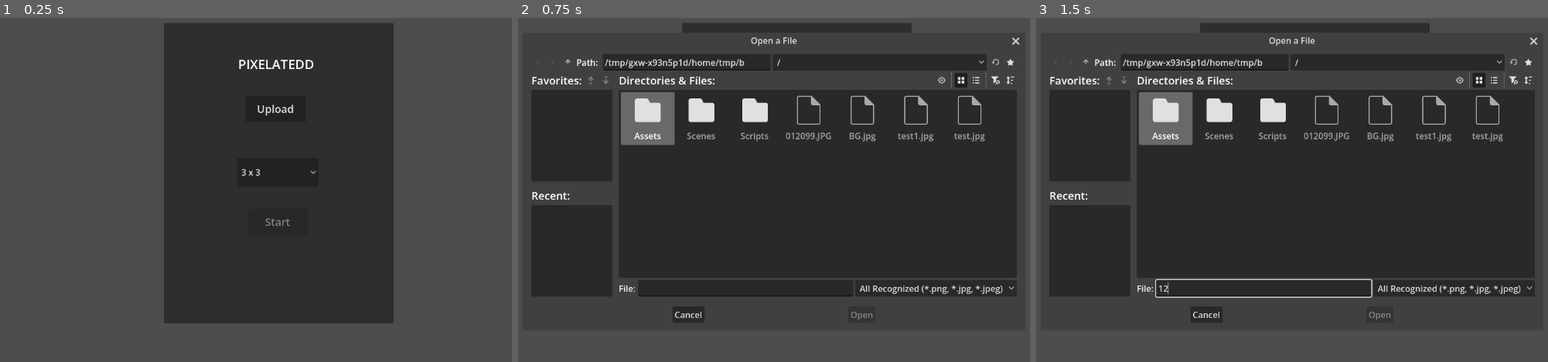
Above: before the commit, frames 1-3 (left to right).
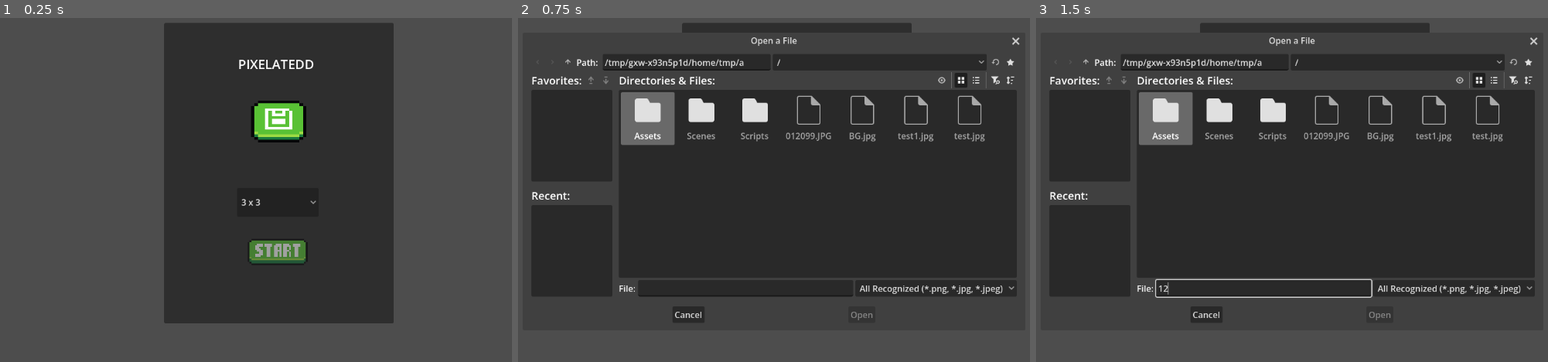
Above: after the commit, the same moments.

Repository: chabsseu/pixelated
Game: Godot game, scene res://Scenes/Main_menu.tscn
Two runs of this game, one before a commit and one after it. Both use one fixed random seed, a clock stepped at 60 frames per second and the inputs below. This scene is started directly instead of the project's main scene.
Inputs (mouse positions are in pixels of both pictures, inside the frame that each line leads up to; where the layout moved, square brackets give the same spot in the first picture):
- Up to frame 1 (0.25 s): no input
- Up to frame 2 (0.75 s): click (794, 121) [794, 107] at 0.5 s
- Up to frame 3 (1.5 s): click (1261, 289) at 1.27 s; type "12" at 1.35 s

The runs differ from the first frame. In frame 1, 2.1% of the frame differs, in the area x 47-62%, y 24-72%; in frame 2, less than 0.1%; in frame 3, less than 0.1%.

Commit message:
added texture to the button start and upload

Diff:
--- a/Scenes/Main_menu.tscn
+++ b/Scenes/Main_menu.tscn
@@ -1,6 +1,13 @@
 [gd_scene format=3 uid="uid://c76tu1oyv2bnu"]
 
 [ext_resource type="Script" uid="uid://bgqkxjoah328p" path="res://Scripts/main_menu.gd" id="1_7sp8y"]
+[ext_resource type="Texture2D" uid="uid://bkilnqmot8r67" path="res://Assets/UI/Buttons/Start button/start_button.png" id="2_pc006"]
+[ext_resource type="Texture2D" uid="uid://bk8b0vvp623dv" path="res://Assets/UI/Buttons/upload_button.png" id="2_xwboo"]
+[ext_resource type="Texture2D" uid="uid://cv6ml8rryfpsl" path="res://Assets/UI/Buttons/Start button/start_button_press.png" id="3_787fc"]
+[ext_resource type="Texture2D" uid="uid://ddq4buvx6na56" path="res://Assets/UI/Buttons/upload_button_press.png" id="3_inwpd"]
+[ext_resource type="Texture2D" uid="uid://b6q1l8nhhpwnp" path="res://Assets/UI/Buttons/Start button/start_button_hover.png" id="4_ihofj"]
+[ext_resource type="Texture2D" uid="uid://bahkjeitnc1fn" path="res://Assets/UI/Buttons/upload_button_hover.png" id="4_yst1x"]
+[ext_resource type="Texture2D" uid="uid://bska685mkt81h" path="res://Assets/UI/Buttons/Start button/start_button_disable.png" id="5_ihofj"]
 
 [node name="Control" type="Control" unique_id=75564955]
 layout_mode = 3
@@ -28,15 +35,16 @@
 horizontal_alignment = 1
 vertical_alignment = 1
 
-[node name="UploadButton" type="Button" parent="Panel" unique_id=249510416]
+[node name="UploadButton" type="TextureButton" parent="Panel" unique_id=1035011981]
 layout_mode = 0
-offset_left = 152.0
-offset_top = 136.0
-offset_right = 264.0
-offset_bottom = 185.0
-theme_override_font_sizes/font_size = 20
-text = "Upload
-"
+offset_left = 162.0
+offset_top = 145.0
+offset_right = 265.0
+offset_bottom = 223.0
+texture_normal = ExtResource("2_xwboo")
+texture_pressed = ExtResource("3_inwpd")
+texture_hover = ExtResource("4_yst1x")
+stretch_mode = 0
 
 [node name="FileDialog" type="FileDialog" parent="Panel" unique_id=2009852685]
 oversampling_override = 1.0
@@ -44,26 +52,28 @@
 [node name="OptionButton" type="OptionButton" parent="Panel" unique_id=252742273]
 layout_mode = 0
 offset_left = 136.0
-offset_top = 252.0
+offset_top = 308.0
 offset_right = 288.0
-offset_bottom = 306.0
+offset_bottom = 362.0
 
-[node name="StartButton" type="Button" parent="Panel" unique_id=1932475073]
+[node name="StartButton" type="TextureButton" parent="Panel" unique_id=1684923707]
 layout_mode = 0
 offset_left = 156.0
-offset_top = 347.0
+offset_top = 403.0
 offset_right = 268.0
-offset_bottom = 396.0
-theme_override_font_sizes/font_size = 20
-text = "Start
-"
+offset_bottom = 452.0
+texture_normal = ExtResource("2_pc006")
+texture_pressed = ExtResource("3_787fc")
+texture_hover = ExtResource("4_ihofj")
+texture_disabled = ExtResource("5_ihofj")
+stretch_mode = 0
 
 [node name="SelectedImageLabel" type="Label" parent="Panel" unique_id=1929420845]
 layout_mode = 0
-offset_left = 140.0
-offset_top = 196.0
-offset_right = 274.0
-offset_bottom = 238.0
+offset_left = 147.0
+offset_top = 252.0
+offset_right = 281.0
+offset_bottom = 294.0
 theme_override_font_sizes/font_size = 20
 horizontal_alignment = 1
 vertical_alignment = 1
--- a/Scripts/main_menu.gd
+++ b/Scripts/main_menu.gd
@@ -2,8 +2,8 @@
 
 const GAME_SCENE: PackedScene = preload("res://Scenes/game.tscn")
 
-@onready var upload_button: Button = $Panel/UploadButton
-@onready var start_button: Button = $Panel/StartButton
+@onready var upload_button: TextureButton = $Panel/UploadButton
+@onready var start_button: TextureButton = $Panel/StartButton
 @onready var option_button: OptionButton = $Panel/OptionButton
 @onready var file_dialog: FileDialog = $Panel/FileDialog
 @onready var selected_image: Label = $Panel/SelectedImageLabel
--- a/project.godot
+++ b/project.godot
@@ -21,4 +21,5 @@
 
 [rendering]
 
+textures/canvas_textures/default_texture_filter=0
 rendering_device/driver.windows="d3d12"
Binary file added: Assets/UI/Buttons/Start button/start_button.png
Not shown, added: Assets/UI/Buttons/Start button/start_button.png.import
Binary file added: Assets/UI/Buttons/Start button/start_button_disable.png
Not shown, added: Assets/UI/Buttons/Start button/start_button_disable.png.import
Binary file added: Assets/UI/Buttons/Start button/start_button_hover.png
Not shown, added: Assets/UI/Buttons/Start button/start_button_hover.png.import
Binary file added: Assets/UI/Buttons/Start button/start_button_press.png
Not shown, added: Assets/UI/Buttons/Start button/start_button_press.png.import
Binary file added: Assets/UI/Buttons/play_button.png
Not shown, added: Assets/UI/Buttons/play_button.png.import
Binary file added: Assets/UI/Buttons/start_button_press.png
Not shown, added: Assets/UI/Buttons/start_button_press.png.import
(and 6 more such lines)
